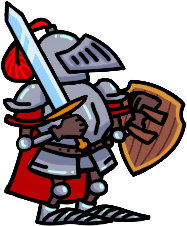
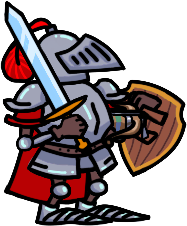
Layers edited between the first and the second (187, 226) image:
moved "crossbow" above "belts" over [109, 100, 149, 140]
moved "belts" above "left arm" over [124, 101, 149, 140]
moved "left arm" above "left shouder1" over [109, 100, 149, 140]
moved "left shouder1" above "left shouder2" over [109, 100, 129, 105]
moved "left shouder2" above "shild" over [109, 100, 134, 138]
